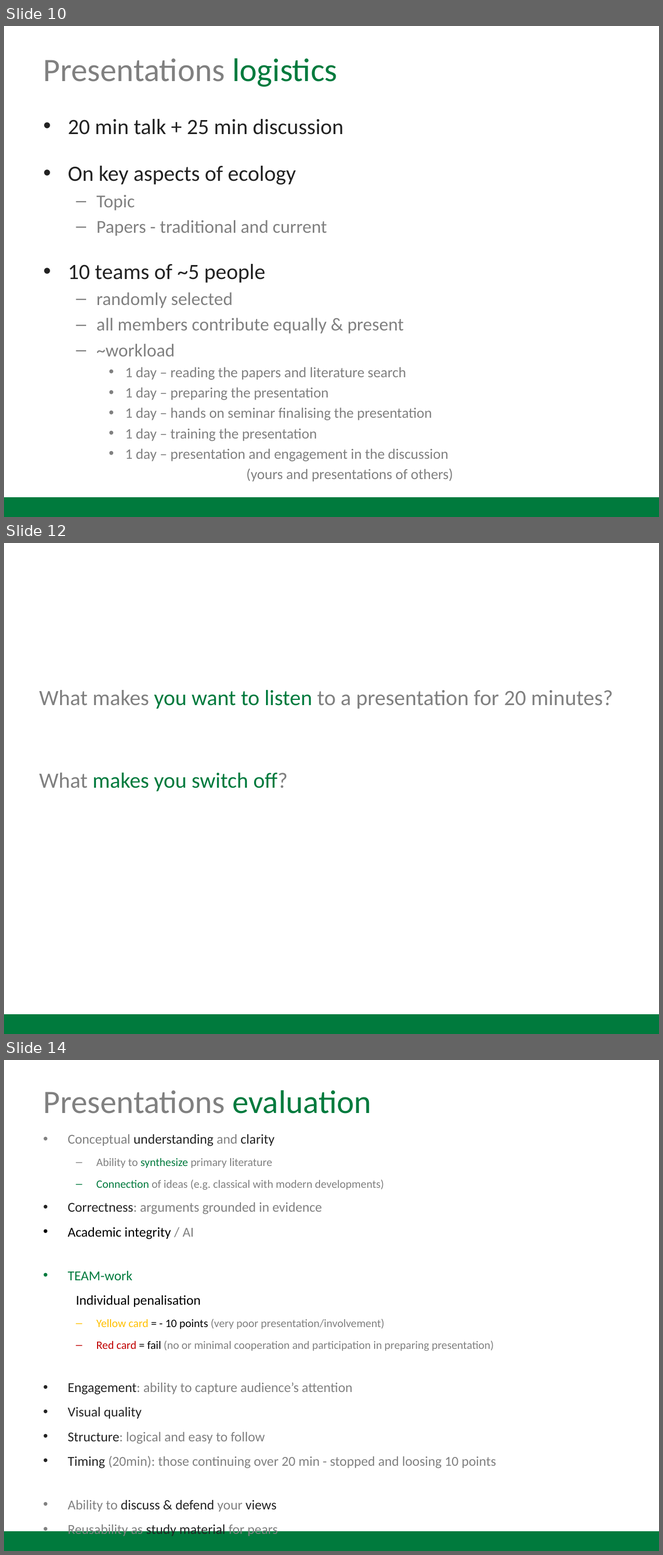
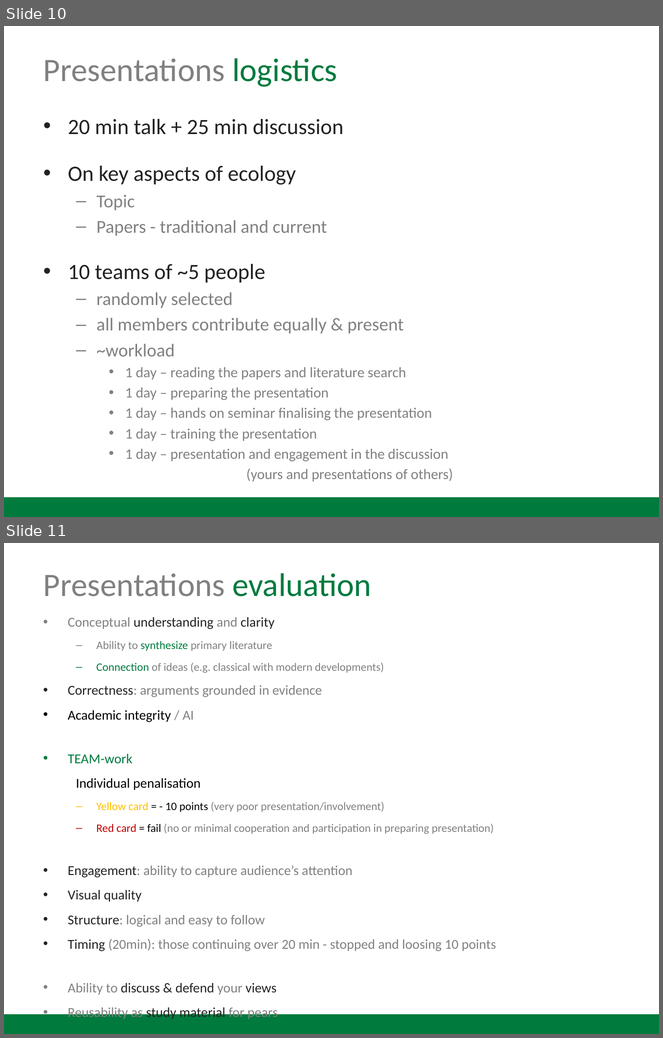
Before and after one commit to MartinBulla/Ecology_Fund_Gen, a slide deck: _Lectures/2026_Ecology_Lecture_1_Course_Intro.pptx. Shown one above the other, each under a label of ours: slides 10, 12 and 14 before the commit, slides 10 and 11 after it; the slides between them are not shown. The pictures are 663x1555 and 663x1038 pixels, drawn with LibreOffice and Linux fonts; fonts in the diff are those of the drawing. Boxes give left, top, right and bottom in pixels: in the first picture for what was removed or moved away, otherwise in the second. Text is boxed around its words. In the diff, an @@ line names an element or a change of style, - is before the commit and + after.

```diff
--- a/_Lectures/2026_Ecology_Lecture_1_Course_Intro.pptx
+++ b/_Lectures/2026_Ecology_Lecture_1_Course_Intro.pptx
@@ slide 12 removed at box(4, 543, 659, 1034), background #FFFFFF @@
@@ title removed at box(39, 690, 613, 709) @@
-What makes you want to listen to a presentation for 20 minutes?
@@ text removed at box(39, 772, 288, 792) @@
-What makes you switch off?
@@ rectangle removed at box(4, 1015, 659, 1034) @@
@@ what was slide 14 is now slide 11 @@
```
Also in this commit, not shown: 1 slide changed, 2 other slides removed.
